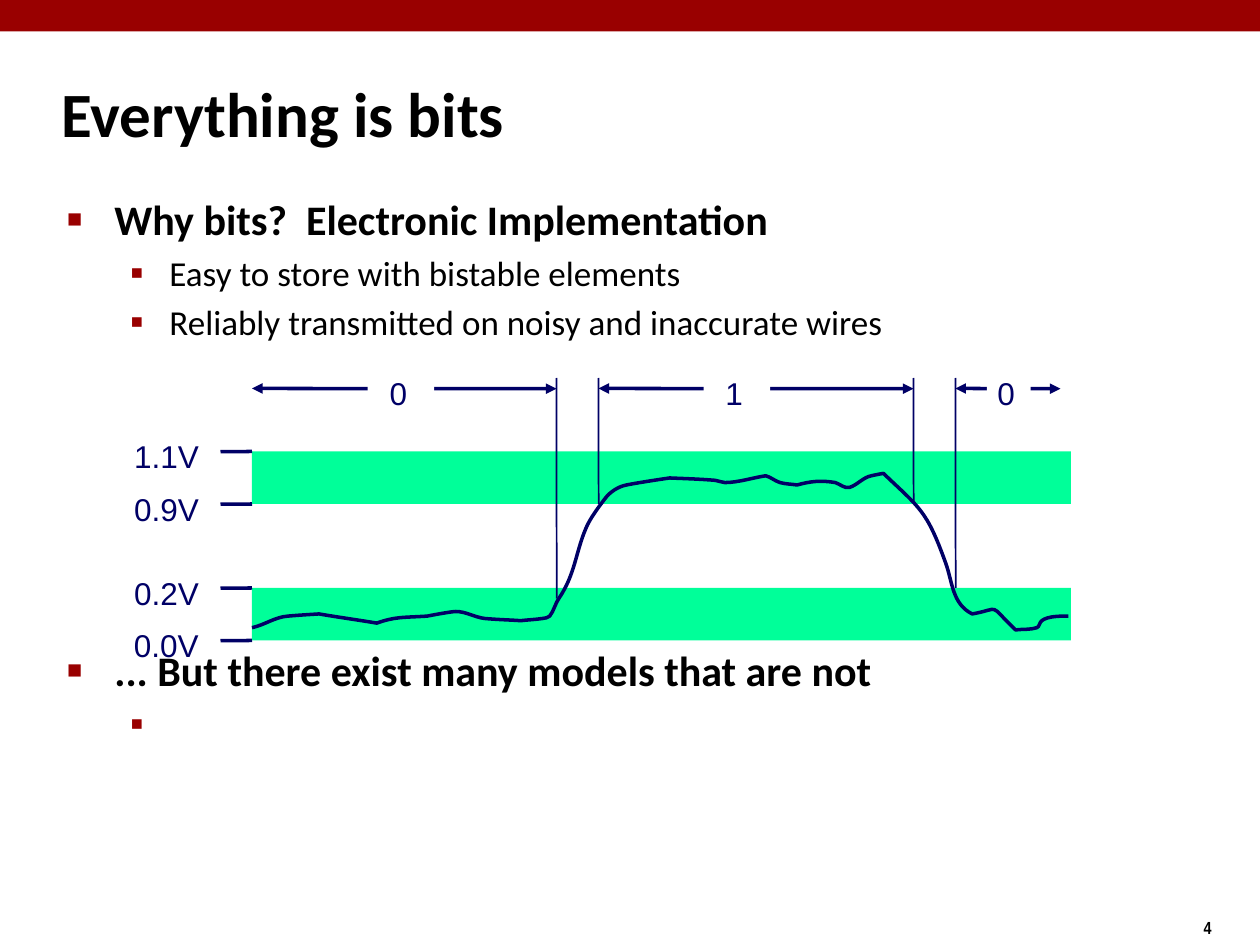
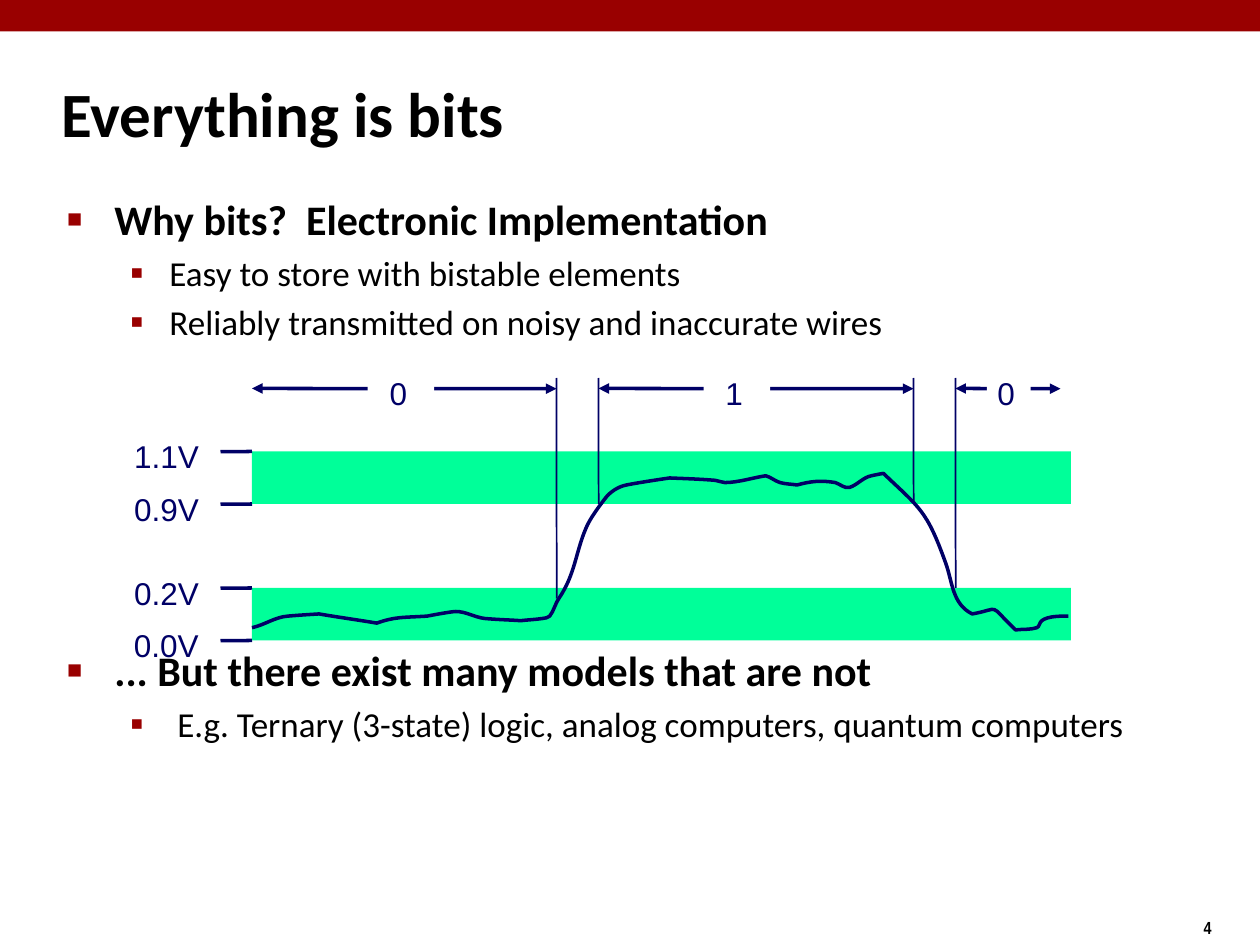
Before and after one commit to diku-compSys/compSys-e2021-pub, a slide deck: slide 4 of lectures/210908_bits_bytes_words/bits_bytes_words.odp. Drawn at 1260x945 pixels with LibreOffice and Linux fonts; fonts in the diff are those of the drawing. Boxes give left, top, right and bottom in pixels: in the first picture for what was removed or moved away, otherwise in the second. Text is boxed around its words. In the diff, an @@ line names an element or a change of style, - is before the commit and + after.

Commit message:
Some fixes.

```diff
--- a/lectures/210908_bits_bytes_words/bits_bytes_words.odp
+++ b/lectures/210908_bits_bytes_words/bits_bytes_words.odp
@@ text at [177, 711, 1123, 743]: paragraph added @@
+  ▪ E.g. Ternary (3-state) logic, analog computers, quantum computers
```
Also in this commit, not shown: 4 other slides changed.
